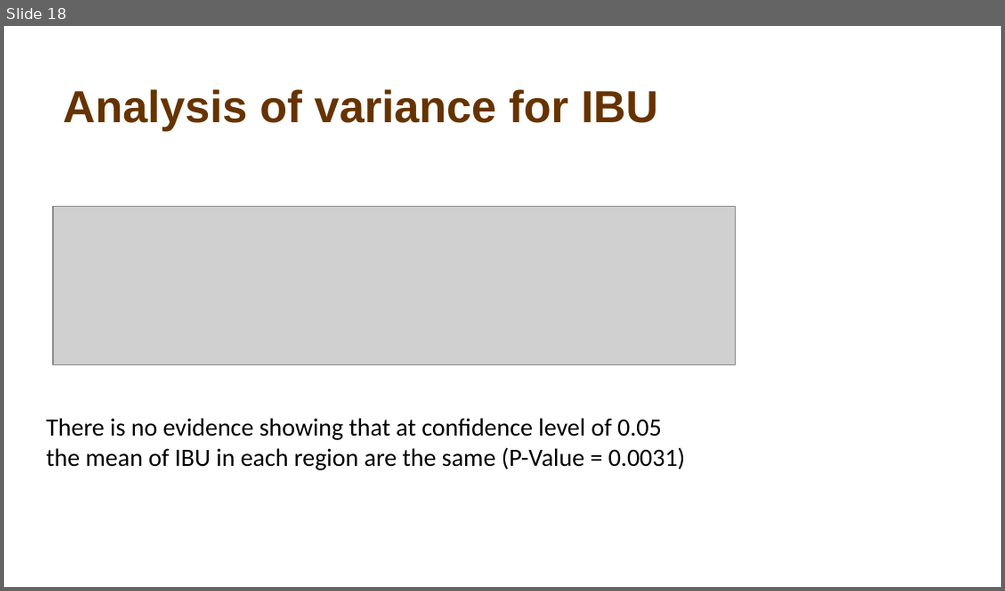
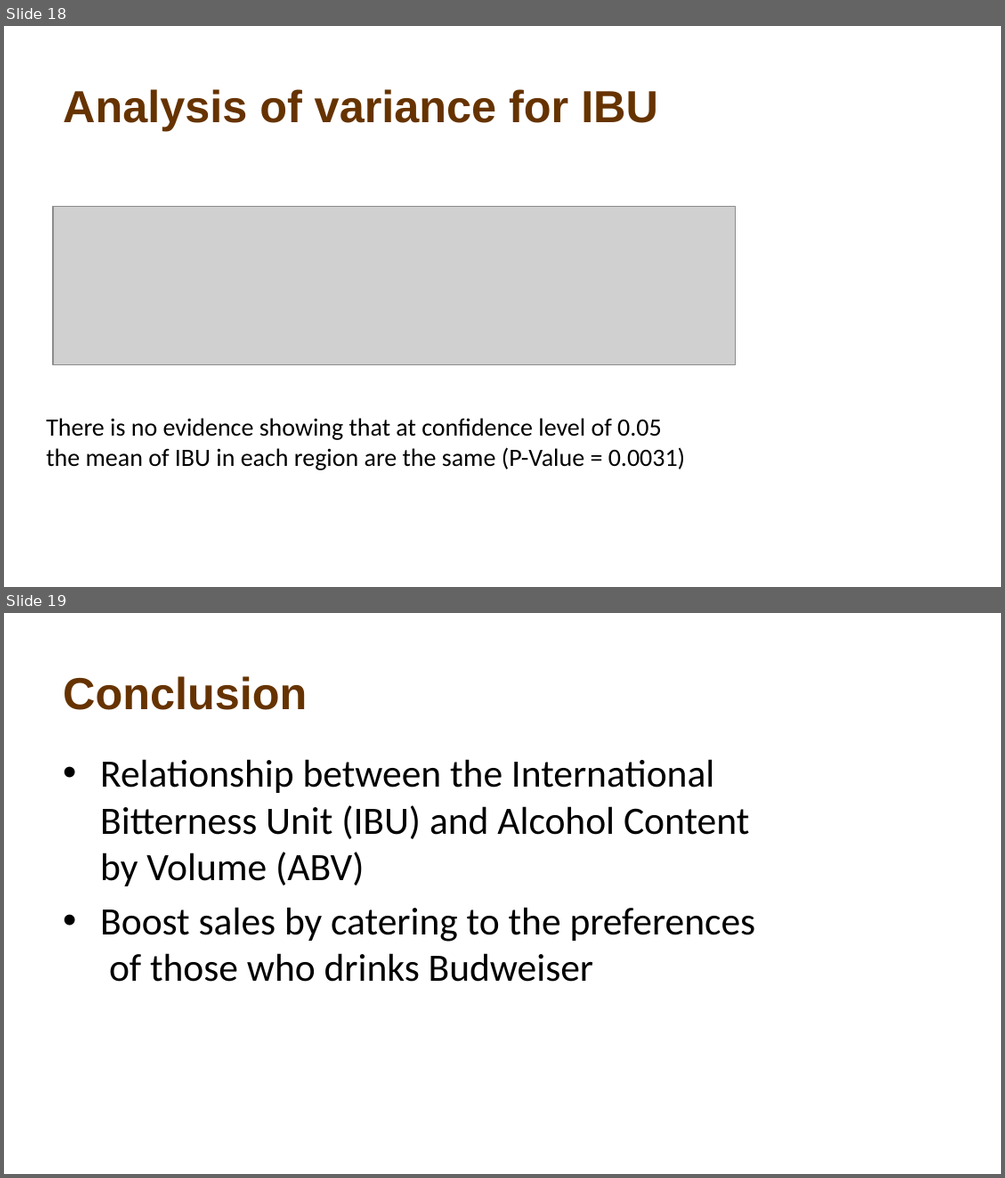
Before and after one commit to atiakor0/Beer_Study, a slide deck: Beer Study.pptx. Shown one above the other, each under a label of ours: slide 18 before the commit, slides 18 and 19 after it. The pictures are 1005x591 and 1005x1178 pixels, drawn with LibreOffice and Linux fonts; fonts in the diff are those of the drawing; grey boxes stand for pictures; background and template pictures are left out. Boxes give left, top, right and bottom in pixels: in the first picture for what was removed or moved away, otherwise in the second. Text is boxed around its words. In the diff, an @@ line names an element or a change of style, - is before the commit and + after.

```diff
--- a/Beer Study.pptx
+++ b/Beer Study.pptx
@@ slide 19 added at (x1=4, y1=613, x2=1001, y2=1174), background picture (left out) @@
@@ title added at (x1=63, y1=676, x2=307, y2=710), 32.4 pt, text #663300, bold @@
+Conclusion
@@ text added at (x1=100, y1=759, x2=756, y2=981), 28 pt, text #000000 @@
+• Relationship between the International Bitterness Unit (IBU) and Alcohol Content by Volume (ABV)
+• Boost sales by catering to the preferences of those who drinks Budweiser
```
Also in this commit, not shown: 3 slides changed, 1 other slide added.
